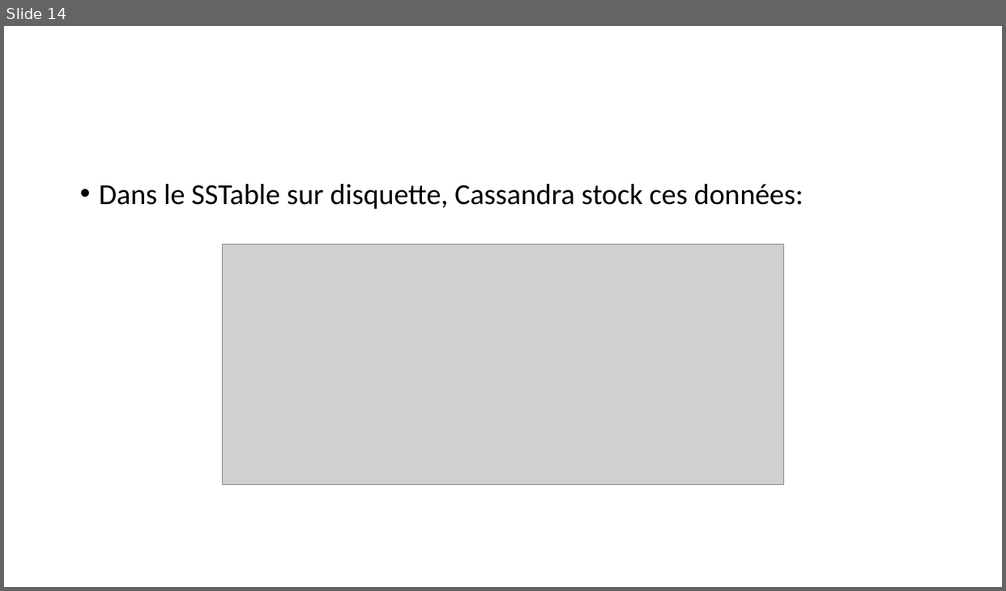
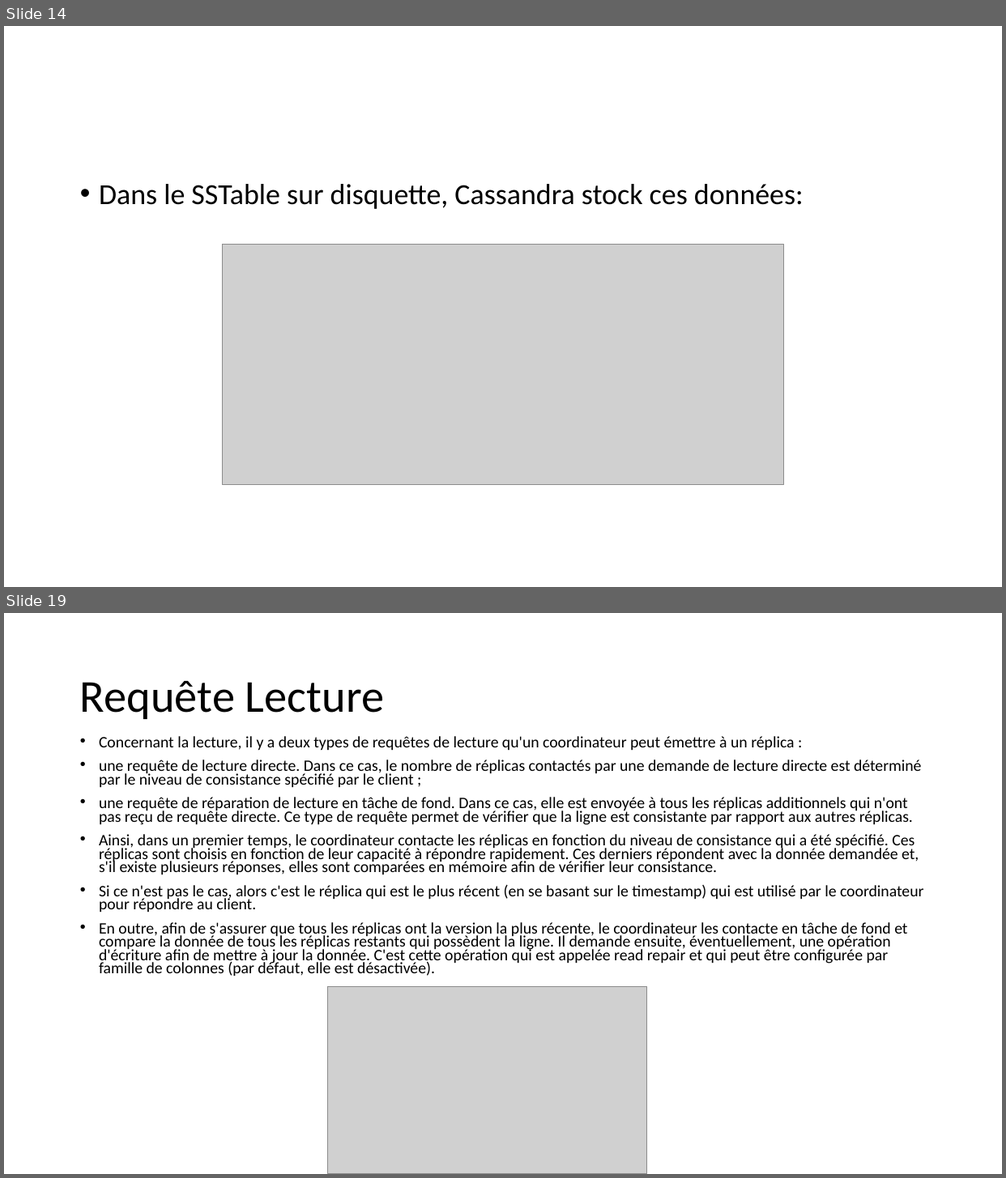
Before and after one commit to khalilbsaibes/cassandra, a slide deck: Cassandra.pptx. Shown one above the other, each under a label of ours: slide 14 before the commit, slides 14 and 19 after it; the slides between them are not shown. The pictures are 1006x591 and 1006x1178 pixels, drawn with LibreOffice and Linux fonts; fonts in the diff are those of the drawing; grey boxes stand for pictures. Boxes give left, top, right and bottom in pixels: in the first picture for what was removed or moved away, otherwise in the second. Text is boxed around its words. In the diff, an @@ line names an element or a change of style, - is before the commit and + after.

```diff
--- a/Cassandra.pptx
+++ b/Cassandra.pptx
@@ slide 19 added at bbox=[4, 613, 1002, 1174], background #FFFFFF @@
@@ title added at bbox=[80, 681, 384, 719], 44 pt, text #000000 @@
+Requête Lecture
@@ text added at bbox=[99, 736, 923, 977], 15.4 pt, text #000000 @@
+• Concernant la lecture, il y a deux types de requêtes de lecture qu'un coordinateur peut émettre à un réplica :
+• une requête de lecture directe. Dans ce cas, le nombre de réplicas contactés par une demande de lecture directe est déterminé par le niveau de consistance spécifié par le client ;
+• une requête de réparation de lecture en tâche de fond. Dans ce cas, elle est envoyée à tous les réplicas additionnels qui n'ont pas reçu de requête directe. Ce type de requête permet de vérifier que la ligne est consistante par rapport aux autres réplicas.
+• Ainsi, dans un premier temps, le coordinateur contacte les réplicas en fonction du niveau de consistance qui a été spécifié. Ces réplicas sont choisis en fonction de leur capacité à répondre rapidement. Ces derniers répondent avec la donnée demandée et, s'il existe plusieurs réponses, elles sont comparées en mémoire afin de vérifier leur consistance.
+• Si ce n'est pas le cas, alors c'est le réplica qui est le plus récent (en se basant sur le timestamp) qui est utilisé par le coordinateur pour répondre au client.
+• En outre, afin de s'assurer que tous les réplicas ont la version la plus récente, le coordinateur les contacte en tâche de fond et compare la donnée de tous les réplicas restants qui possèdent la ligne. Il demande ensuite, éventuellement, une opération d'écriture afin de mettre à jour la donnée. C'est cette opération qui est appelée read repair et qui peut être configurée par famille de colonnes (par défaut, elle est désactivée).
@@ picture added at bbox=[328, 987, 647, 1174] @@
```
Also in this commit, not shown: 2 slides changed, 7 other slides added.
